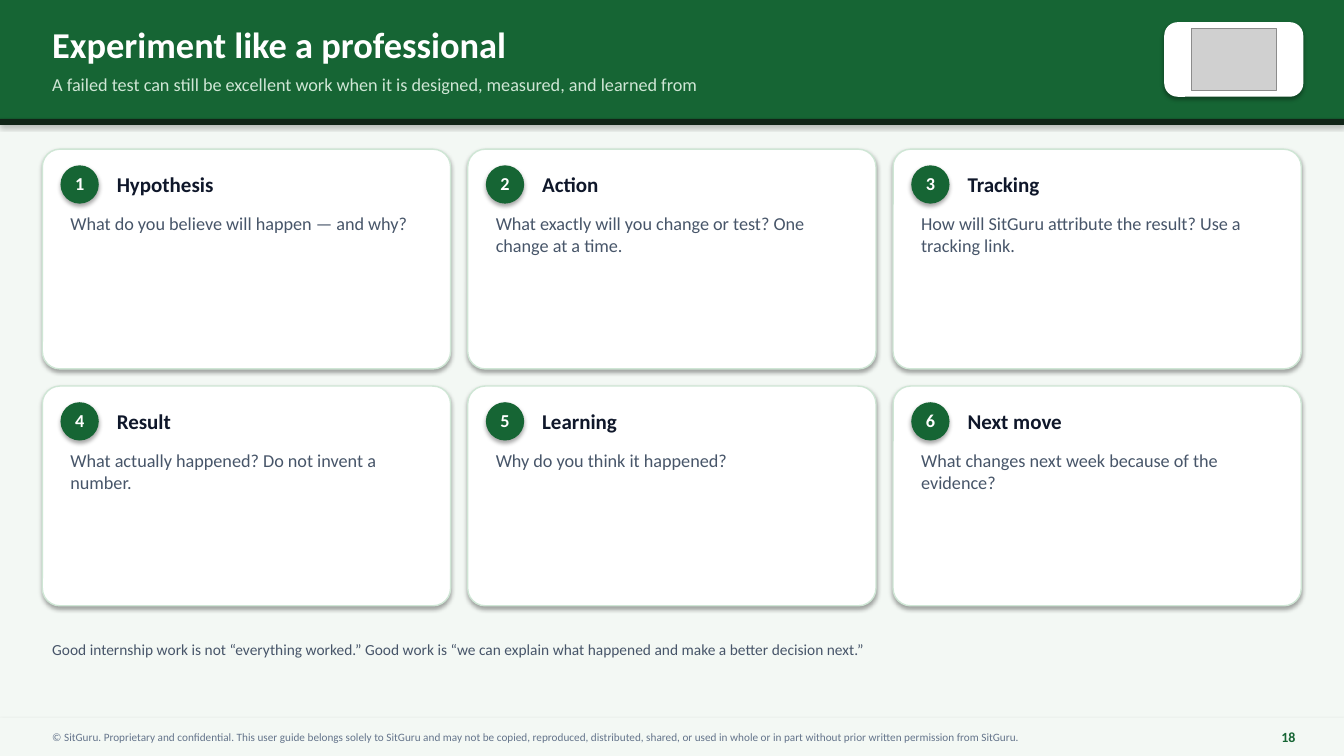
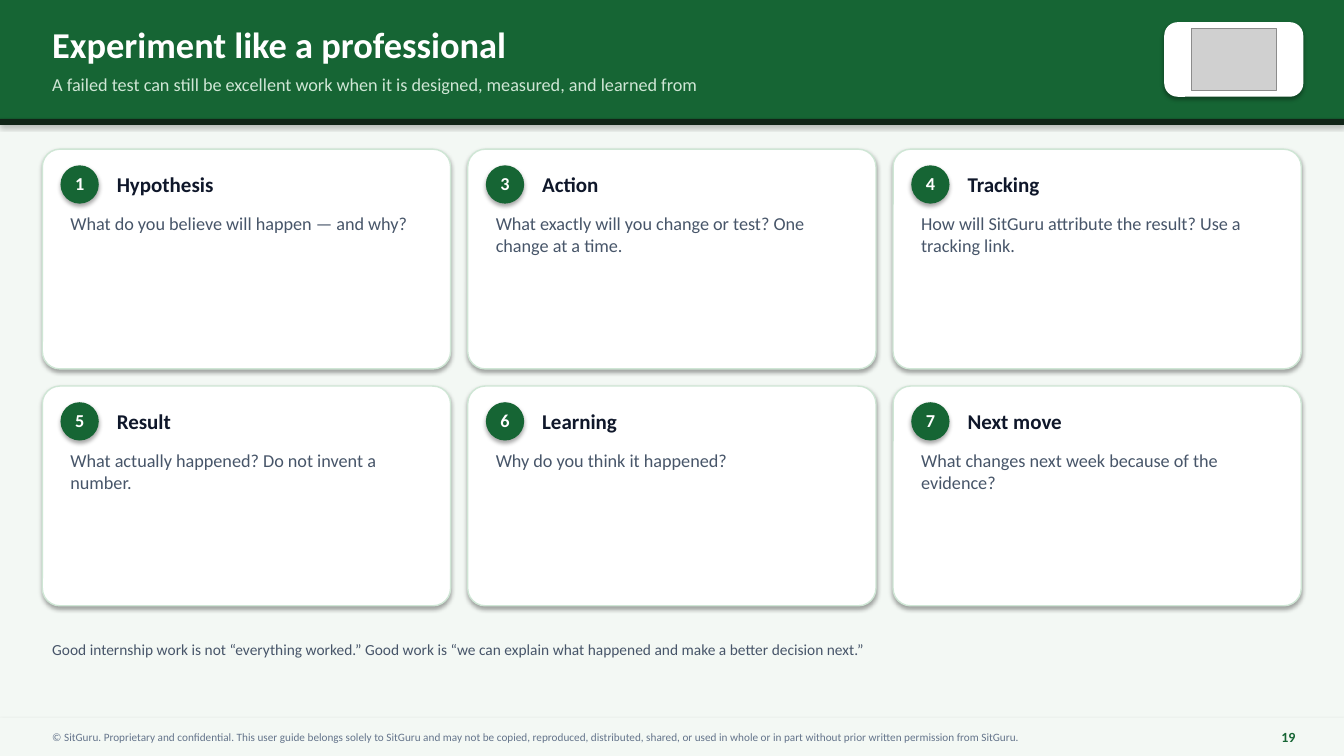
Before and after one commit to GraphiteTuff/sitguru-app, a slide deck: slide 19 of docs/intern-guide/assets/sitguru-internship-onboarding-inprocessing-spring-2027.pptx (slide 18 before the commit). Drawn at 1344x756 pixels with LibreOffice and Linux fonts; fonts in the diff are those of the drawing; grey boxes stand for pictures. Boxes give left, top, right and bottom in pixels: in the first picture for what was removed or moved away, otherwise in the second. Text is boxed around its words. In the diff, an @@ line names an element or a change of style, - is before the commit and + after.

```diff
--- a/docs/intern-guide/assets/sitguru-internship-onboarding-inprocessing-spring-2027.pptx
+++ b/docs/intern-guide/assets/sitguru-internship-onboarding-inprocessing-spring-2027.pptx
@@ text at [500,178,509,190]: text changed @@
-2
+3
@@ text at [926,178,935,190]: text changed @@
-3
+4
@@ text at [75,415,84,427]: text changed @@
-4
+5
@@ text at [500,414,509,427]: text changed @@
-5
+6
@@ text at [926,415,935,427]: text changed @@
-6
+7
@@ text at [1281,733,1295,742]: text changed @@
-18
+19
```
Also in this commit, not shown: 22 other slides changed, 1 slide added.
